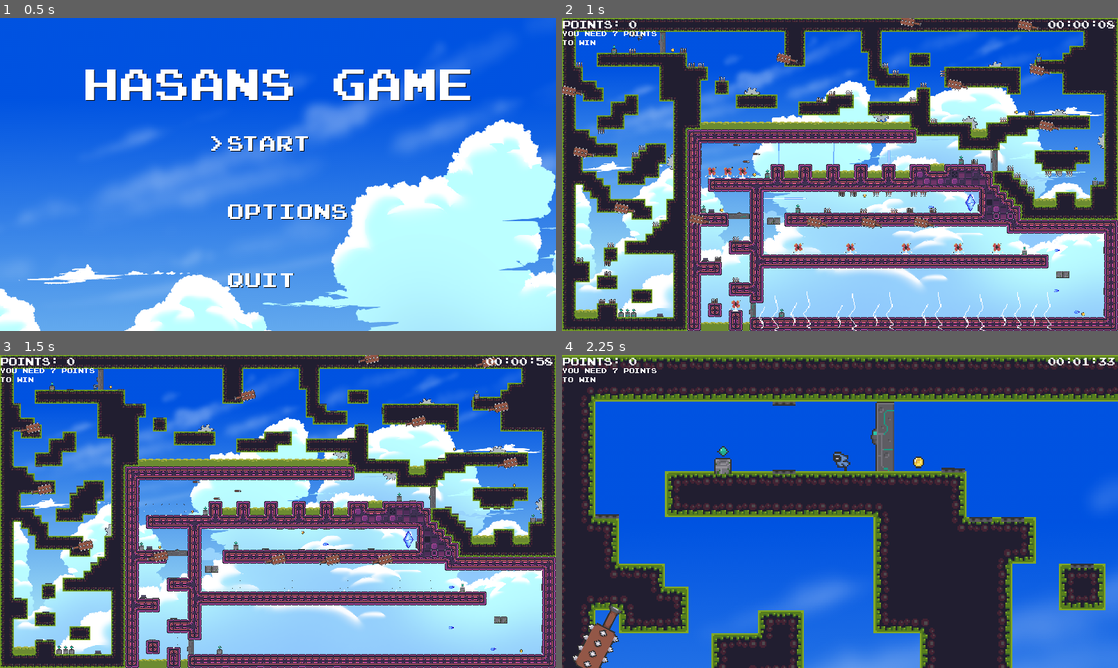
Above: before the commit, frames 1-4 (two rows, left to right).
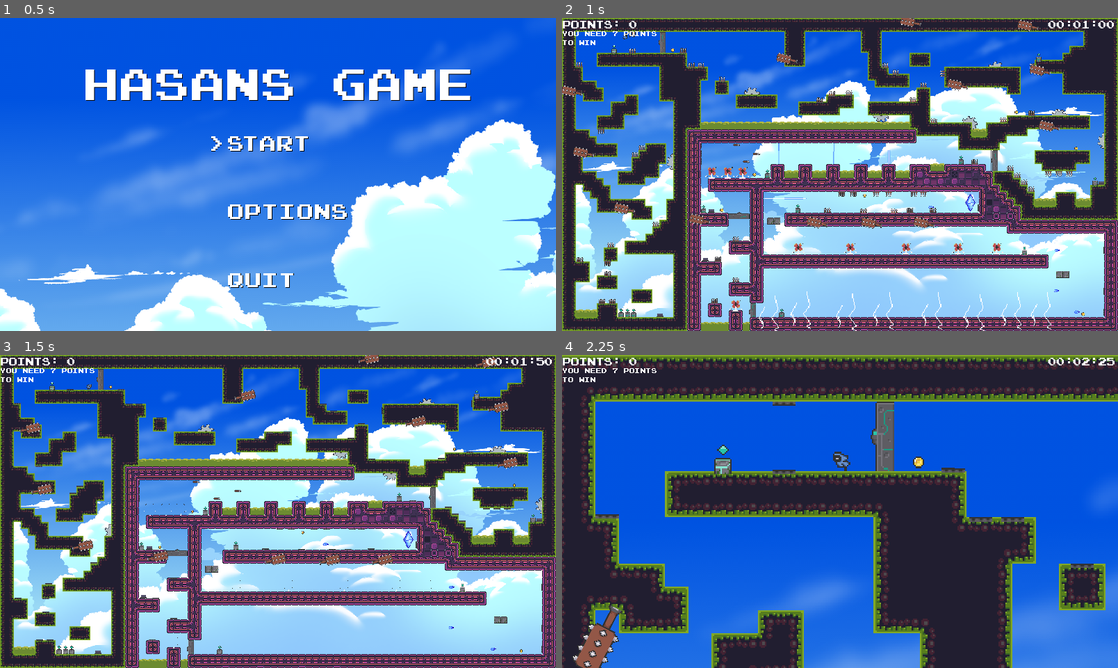
Above: after the commit, the same moments.

Repository: hasshe94/GodotPlatformer
Game: Godot game, scene res://Scenes/MainMenu.tscn
Same seed, same stepped clock (60 frames per second), same inputs: the game is played once before the commit and once after it. Sound files missing from this copy of the repository are replaced by a short silence.
Inputs:
- Up to frame 1 (0.5 s): no input
- Up to frame 2 (1 s): tap Enter (ui_accept) at 0.5, 0.6 s; hold D (right) from 0.53 s (still down); tap Space (Jump) at 0.77 s
- Up to frame 3 (1.5 s): keep holding D (right); tap Enter (ui_accept) at 1.35 s
- Up to frame 4 (2.25 s): tap Space (Jump) at 1.52 s; release D (right) at 2.03 s; hold A (left) from 2.03 s (still down); tap Z (zoom) at 2.1 s

Frame 1 is identical in both runs. In frame 2, less than 0.1% of the frame differs, in the area x 9-100%, y 0-11%; in frame 3, less than 0.1%; in frame 4, 0.1%, in the area x 27-100%, y 0-38%.

Commit message:
Sorted out folders, fixed options menu bug which didn't allow it to change scene when back was clicked
Also made some fonts unique in order to make things more editable

Diff:
--- a/Options.tscn
+++ b/Scenes/Options.tscn
@@ -2,7 +2,8 @@
 
 [ext_resource path="res://Sprites/BG_DesertMountains/Sunny Cloud Background.png" type="Texture" id=1]
 [ext_resource path="res://OtherAssets/hasanfont.tres" type="DynamicFont" id=2]
-[ext_resource path="res://Options.gd" type="Script" id=3]
+[ext_resource path="res://Scripts/Options.gd" type="Script" id=3]
+
 
 [node name="MarginContainer" type="MarginContainer"]
 anchor_left = 0.97
--- a/PauseCanvas.tscn
+++ b/Scenes/PauseCanvas.tscn
@@ -1,8 +1,9 @@
 [gd_scene load_steps=4 format=2]
 
-[ext_resource path="res://PauseCanvas.gd" type="Script" id=1]
+[ext_resource path="res://Scripts/PauseCanvas.gd" type="Script" id=1]
 [ext_resource path="res://Sprites/BG_DesertMountains/Sunny Cloud Background.png" type="Texture" id=2]
 [ext_resource path="res://OtherAssets/hasanfont.tres" type="DynamicFont" id=3]
+
 
 [node name="PauseCanvas" type="CanvasLayer"]
 pause_mode = 2
--- a/Scenes/World.tscn
+++ b/Scenes/World.tscn
@@ -1607,7 +1607,7 @@
 script = ExtResource( 17 )
 
 [node name="Player" parent="." instance=ExtResource( 1 )]
-position = Vector2( 130, 70 )
+position = Vector2( 127, 69 )
 
 [node name="SpinningBlades" type="Node2D" parent="."]
 
--- a/Scripts/MainMenu.gd
+++ b/Scripts/MainMenu.gd
@@ -26,7 +26,7 @@
 		get_parent().add_child(first_scene.instance())
 		queue_free()
 	elif _current_selection == 1:
-		get_tree().change_scene("res://Options.tscn")
+		get_tree().change_scene("res://Scenes/Options.tscn")
 	elif _current_selection == 2:
 		get_tree().quit()
 
--- a/project.godot
+++ b/project.godot
@@ -18,7 +18,7 @@
 
 GameStats="*res://Scripts/game_stats.gd"
 SoundPlayer="*res://Scripts/sound_player.gd"
-PauseCanvas="*res://PauseCanvas.tscn"
+PauseCanvas="*res://Scenes/PauseCanvas.tscn"
 
 [display]
 
Renamed: Options.gd -> Scripts/Options.gd
Renamed: PauseCanvas.gd -> Scripts/PauseCanvas.gd
